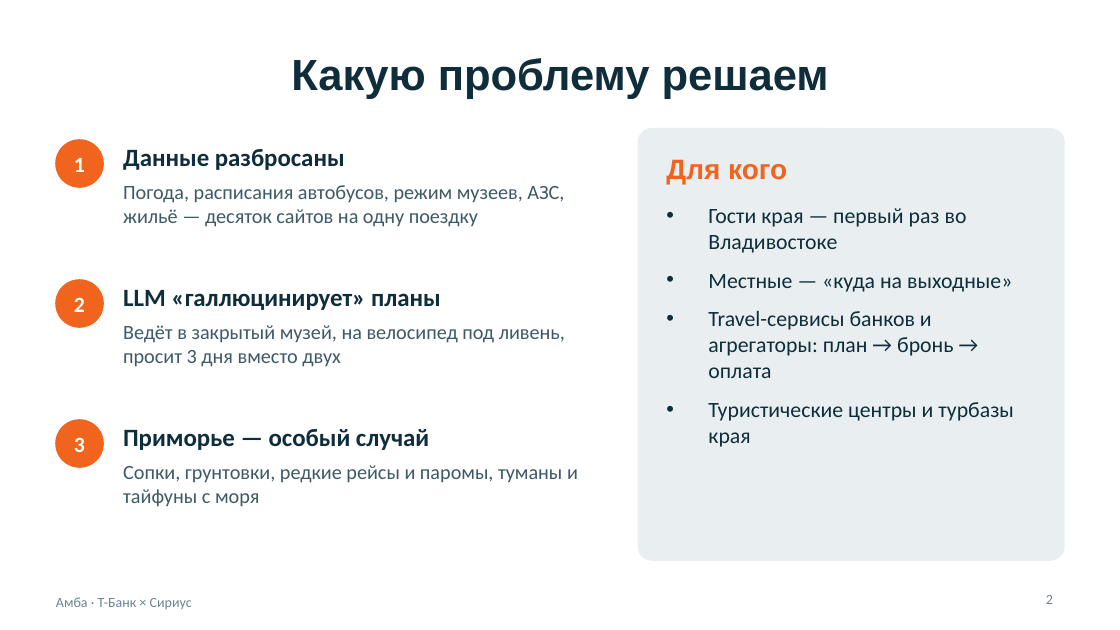
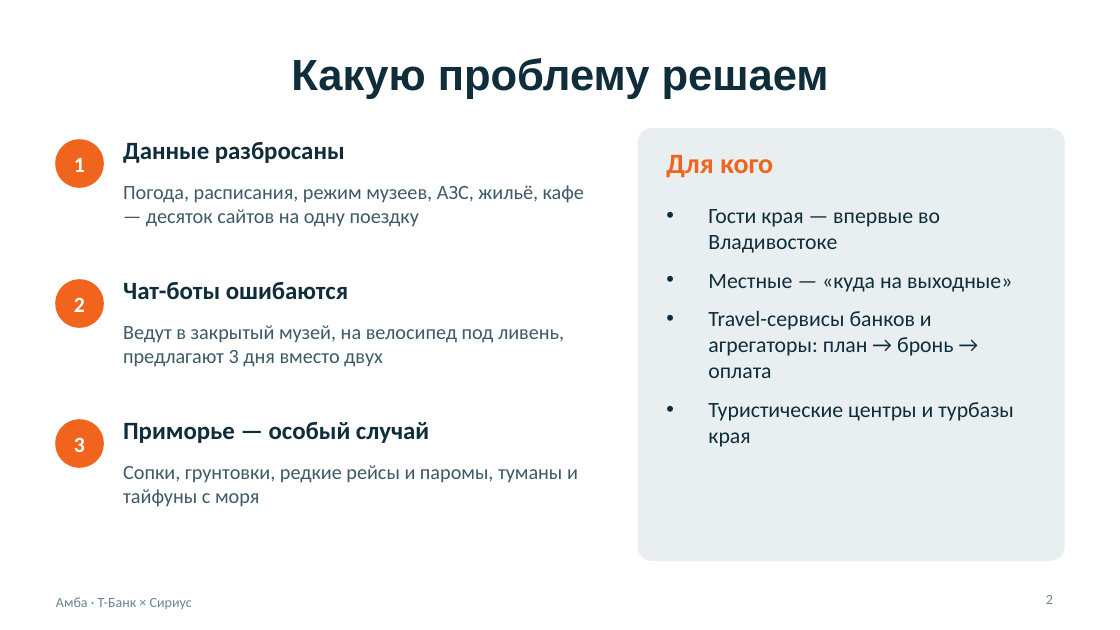
Before and after one commit to BessolitsinGleb/AI-ta, a slide deck: slide 2 of presentation/Amba_Travel_AI.pptx. Drawn at 1120x630 pixels with LibreOffice and Linux fonts; fonts in the diff are those of the drawing. Boxes give left, top, right and bottom in pixels: in the first picture for what was removed or moved away, otherwise in the second. Text is boxed around its words. In the diff, an @@ line names an element or a change of style, - is before the commit and + after.

```diff
--- a/presentation/Amba_Travel_AI.pptx
+++ b/presentation/Amba_Travel_AI.pptx
@@ text "Для кого" at <box>666,155,773,178</box>: font Arial to Calibri; vertical alignment middle to top @@
@@ text at <box>123,185,584,227</box>: text changed @@
-Погода, расписания автобусов, режим музеев, АЗС, жильё — десяток сайтов на одну поездку
+Погода, расписания, режим музеев, АЗС, жильё, кафе — десяток сайтов на одну поездку
@@ text at <box>708,209,940,253</box>: text changed @@
-• Гости края — первый раз во Владивостоке
+• Гости края — впервые во Владивостоке
@@ vertical alignment middle to top in 3 elements at <box>123,142,345,163</box>, <box>123,422,429,443</box>, <box>123,282,348,299</box> @@
@@ text at <box>123,282,348,299</box>: text changed @@
-LLM «галлюцинирует» планы
+Чат-боты ошибаются
@@ text at <box>123,325,564,367</box>: text changed @@
-Ведёт в закрытый музей, на велосипед под ливень, просит 3 дня вместо двух
+Ведут в закрытый музей, на велосипед под ливень, предлагают 3 дня вместо двух
```
Also in this commit, not shown: 7 other slides changed, 4 slides added, 7 slides removed, 5 other files.
